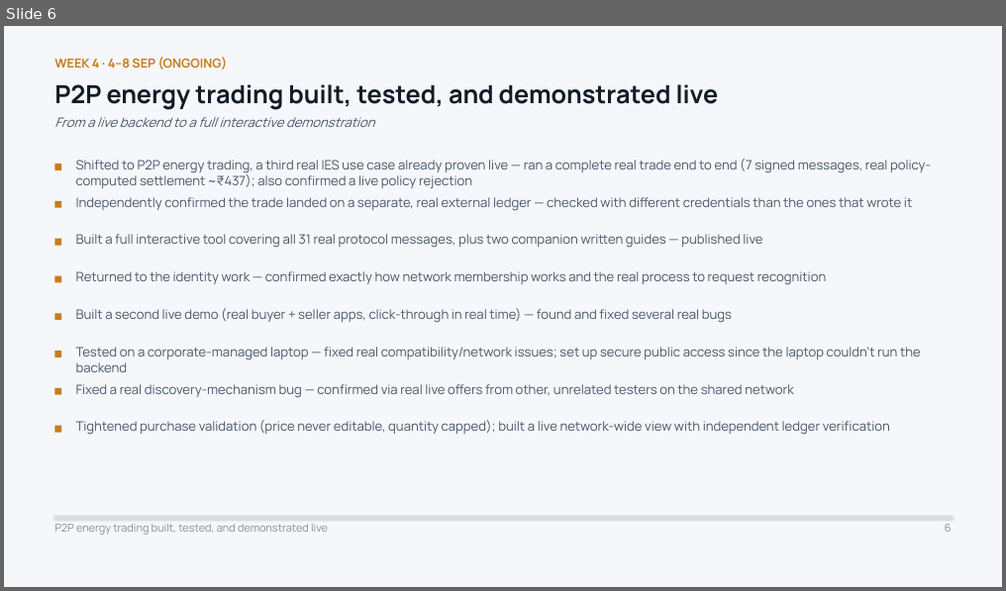
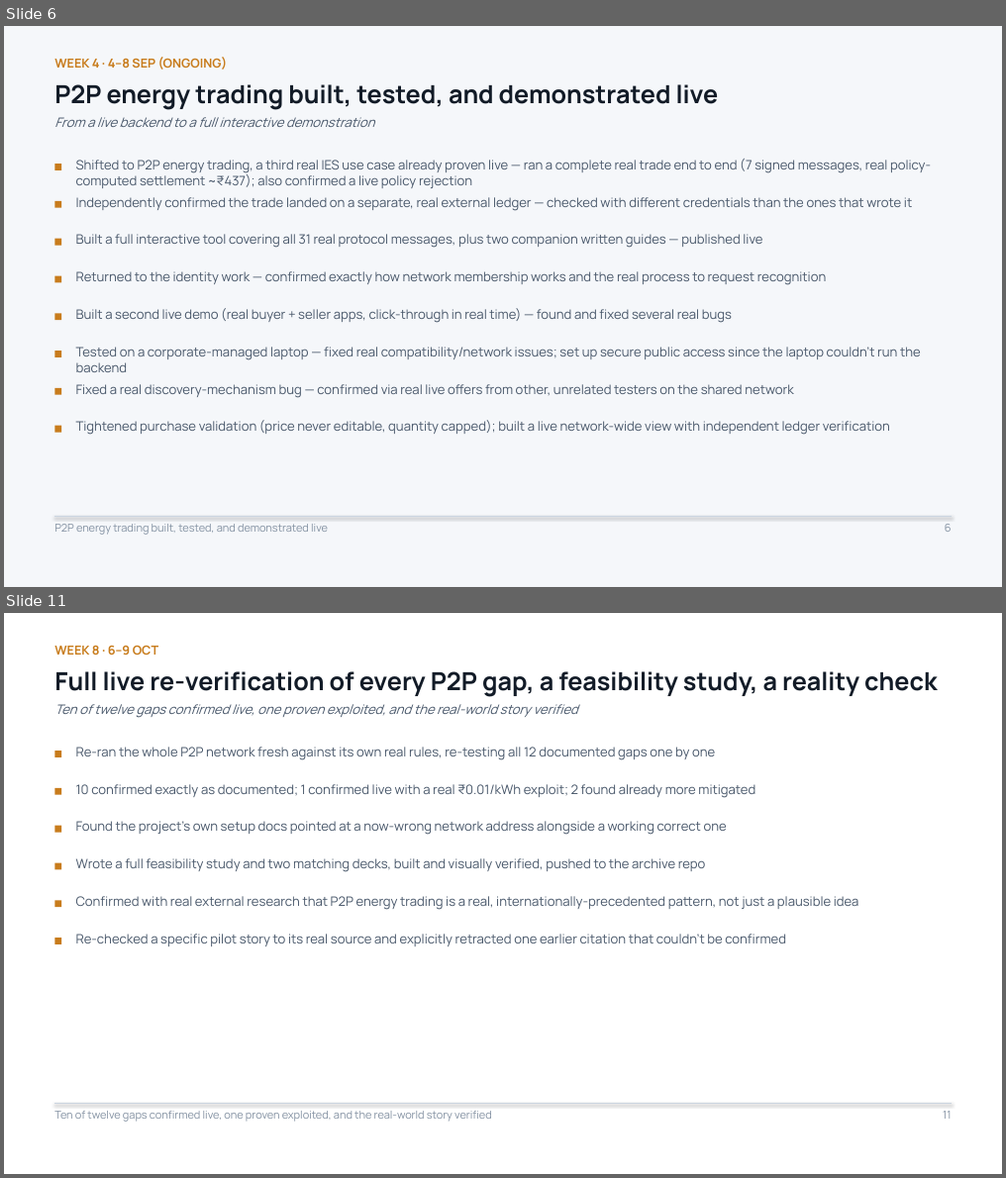
Before and after one commit to Sanjay-dev22/personal-deg, a slide deck: work-record/DEG-IES-Work-Record.pptx. Shown one above the other, each under a label of ours: slide 6 before the commit, slides 6 and 11 after it; the slides between them are not shown. The pictures are 1006x591 and 1006x1178 pixels, drawn with LibreOffice and Linux fonts; fonts in the diff are those of the drawing. Boxes give left, top, right and bottom in pixels: in the first picture for what was removed or moved away, otherwise in the second. Text is boxed around its words. In the diff, an @@ line names an element or a change of style, - is before the commit and + after.

```diff
--- a/work-record/DEG-IES-Work-Record.pptx
+++ b/work-record/DEG-IES-Work-Record.pptx
@@ slide 11 added at [4, 613, 1002, 1174], background #FFFFFF @@
@@ text added at [54, 645, 158, 655], 12 pt, text #C87C1C, bold @@
+WEEK 8 · 6–9 OCT
@@ text added at [54, 671, 937, 696], 24 pt, text #121B27, bold @@
+Full live re-verification of every P2P gap, a feasibility study, a reality check
@@ text added at [54, 704, 578, 718], 12.5 pt, text #48576A, italic @@
+Ten of twelve gaps confirmed live, one proven exploited, and the real-world story verified
@@ rectangle added at [54, 751, 61, 758], fill #C87C1C @@
@@ text added at [76, 747, 715, 761], 12.5 pt, text #48576A @@
+Re-ran the whole P2P network fresh against its own real rules, re-testing all 12 documented gaps one by one
@@ rectangle added at [54, 788, 61, 795], fill #C87C1C @@
@@ text added at [76, 784, 755, 798], 12.5 pt, text #48576A @@
+10 confirmed exactly as documented; 1 confirmed live with a real ₹0.01/kWh exploit; 2 found already more mitigated
@@ rectangle added at [54, 826, 61, 833], fill #C87C1C @@
@@ text added at [76, 821, 727, 835], 12.5 pt, text #48576A @@
+Found the project's own setup docs pointed at a now-wrong network address alongside a working correct one
@@ rectangle added at [54, 863, 61, 869], fill #C87C1C @@
@@ text added at [76, 859, 706, 872], 12.5 pt, text #48576A @@
+Wrote a full feasibility study and two matching decks, built and visually verified, pushed to the archive repo
@@ rectangle added at [54, 900, 61, 907], fill #C87C1C @@
@@ text added at [76, 896, 859, 910], 12.5 pt, text #48576A @@
+Confirmed with real external research that P2P energy trading is a real, internationally-precedented pattern, not just a plausible idea
@@ rectangle added at [54, 938, 61, 945], fill #C87C1C @@
@@ text added at [76, 934, 786, 947], 12.5 pt, text #48576A @@
+Re-checked a specific pilot story to its real source and explicitly retracted one earlier citation that couldn't be confirmed
@@ line added from (54, 1103) to (951, 1103), #CBD5E0 0.75 pt @@
@@ text added at [54, 1111, 492, 1122], 10.5 pt, text #8391A2 @@
+Ten of twelve gaps confirmed live, one proven exploited, and the real-world story verified
@@ text added at [943, 1111, 951, 1119], 10.5 pt, text #8391A2 @@
+11
```
Also in this commit, not shown: 2 slides changed, 7 other slides added, 2 other files.
